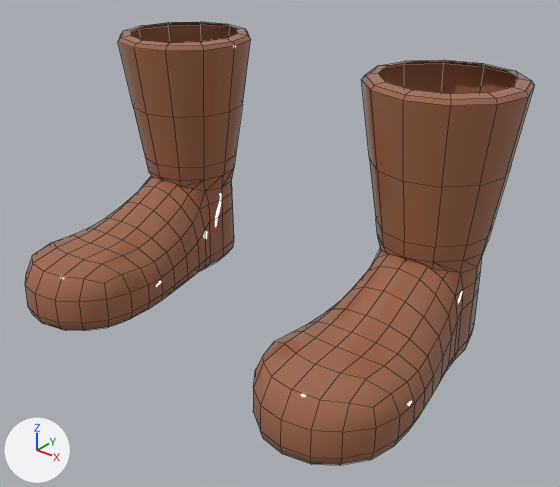
An edit to the FBX model DungeonCatSource/Characters/Equipment/Boots_01.fbx, drawn before and after from the same camera.
One viewpoint serves both versions: a 50 mm lens placed at (0.211, -0.269, 0.19), pointed at (0.015, -0.025, 0.039). Every picture has the same lights, and +X, +Y and +Z are marked at lower left. Mesh edges are drawn as thin lines. Where no turn or scale is listed for an object, it has been applied to the vertices.

The first picture shows 'Boots_01'.
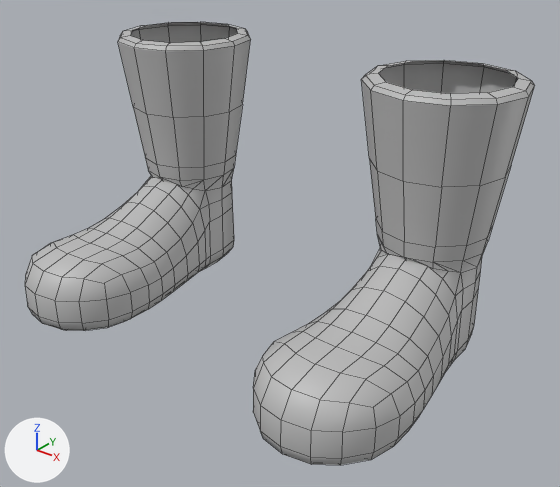
Edits to the bpy script that builds the scene:
```text
Add mat_lambert2:
    mat_lambert2 = principled_material('lambert2')
    mat_lambert2.base_color = (0.5, 0.5, 0.5)  # grey #bcbcbc
Change me_mesh:
    where me_mesh.from_pydata(...)  # 596 vertices, 620 faces; spans x -0.106..0.106, y -0.096..0.042, z -0.007..0.116
    used by ob_boots_01; location = (0.0, 0.0, 0.0)
    me_mesh part 1: all 310 faces that had it switch from mat_brown01 (brown #a1684c) to mat_lambert2 (grey #bcbcbc)
    me_mesh part 2: all 310 faces that had it switch from mat_brown1 (brown #a1684c) to mat_lambert2 (grey #bcbcbc)
```

Boxes (x1, y1, x2, y2) around the edits, measured in the pictures (560 x 487 px):
part 1 of me_mesh, recoloured (brown to grey): (25, 22, 251, 330) in both
part 2 of me_mesh, recoloured (brown to grey): (253, 60, 535, 465) in both
